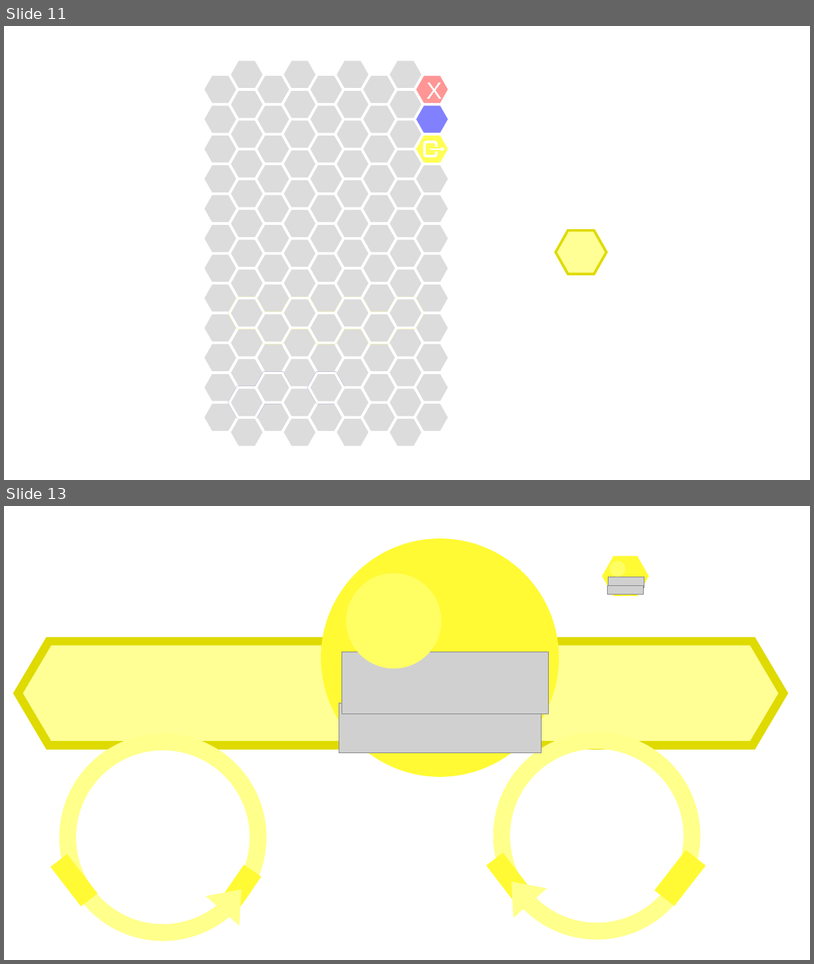
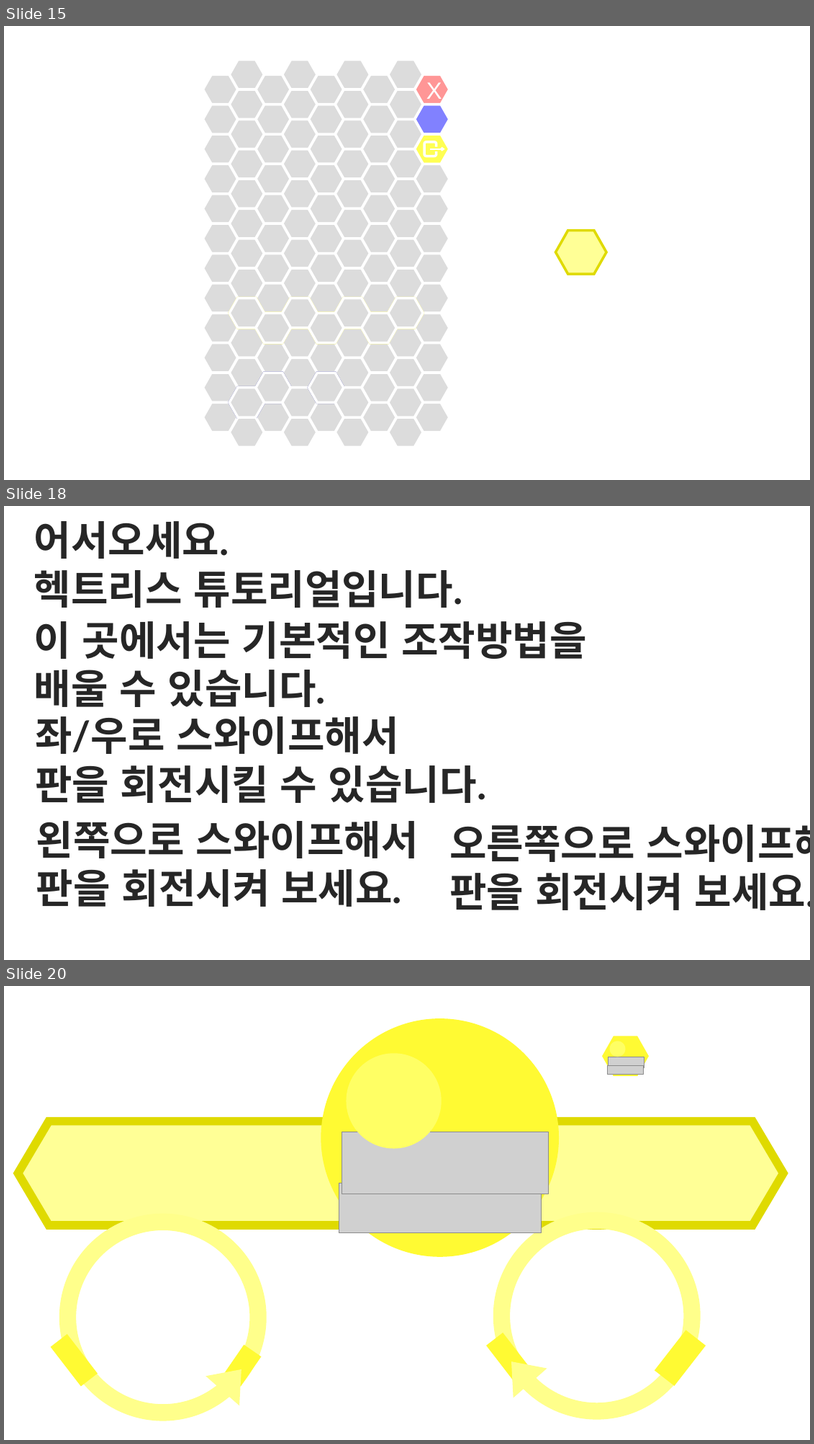
Before and after one commit to SNUGDC/Hextris, a slide deck: Hextris 아트 리소스.pptx. Shown one above the other, each under a label of ours: slides 11 and 13 before the commit, slides 15, 18 and 20 after it; the slides between them are not shown. The pictures are 814x964 and 814x1444 pixels, drawn with LibreOffice and Linux fonts; fonts in the diff are those of the drawing; grey boxes stand for pictures. Boxes give left, top, right and bottom in pixels: in the first picture for what was removed or moved away, otherwise in the second. Text is boxed around its words. In the diff, an @@ line names an element or a change of style, - is before the commit and + after.

Commit message:
튜토를 빼고 How To Play를 집어 넣음

```diff
--- a/Hextris 아트 리소스.pptx
+++ b/Hextris 아트 리소스.pptx
@@ slide 18 added at box(4, 506, 810, 960), background #FFFFFF @@
@@ text added at box(34, 521, 463, 608), 48 pt, text #262626, bold @@
+어서오세요.
+헥트리스 튜토리얼입니다.
@@ text added at box(34, 621, 586, 707), 48 pt, text #262626, bold @@
+이 곳에서는 기본적인 조작방법을
+배울 수 있습니다.
@@ text added at box(35, 716, 486, 803), 48 pt, text #262626, bold @@
+좌/우로 스와이프해서
+판을 회전시킬 수 있습니다.
@@ text added at box(36, 821, 419, 906), 48 pt, text #262626, bold @@
+왼쪽으로 스와이프해서
+판을 회전시켜 보세요.
@@ text added at box(450, 824, 810, 910), 48 pt, text #262626, bold @@
+오른쪽으로 스와이프해서
+판을 회전시켜 보세요.
@@ what was slide 11 is now slide 15 @@
@@ what was slide 13 is now slide 20 @@
```
Also in this commit, not shown: 2 slides changed, 6 other slides added, 12 other files.
